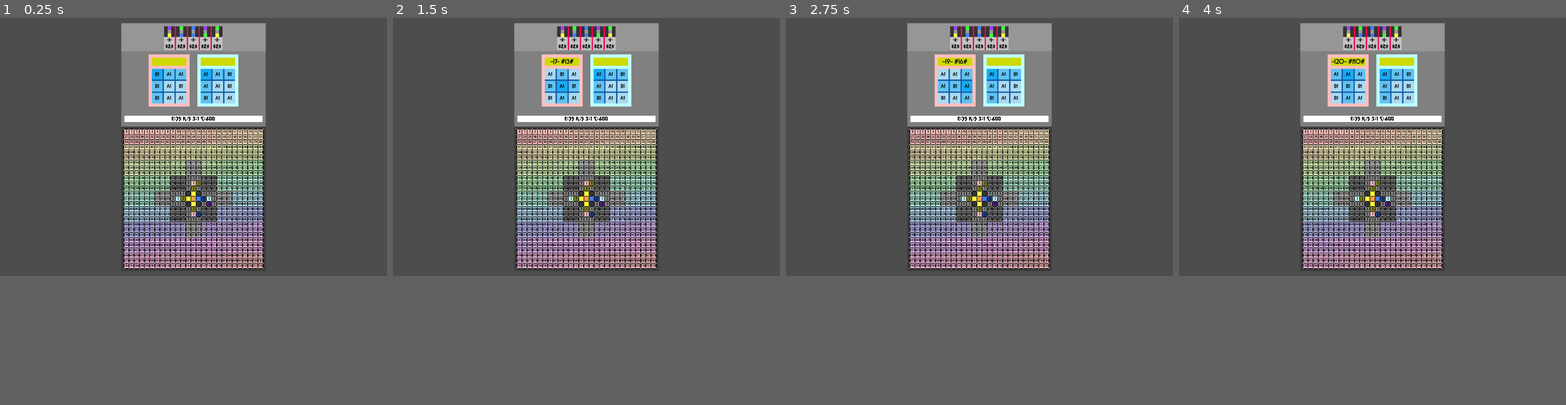
Above: before the commit, frames 1-4 (left to right).
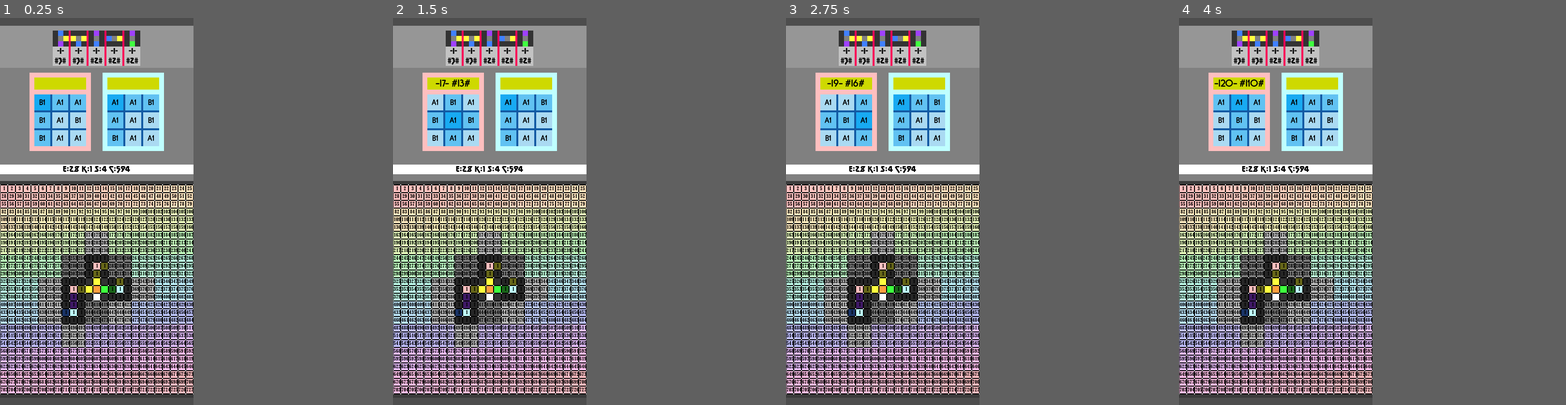
Above: after the commit, the same moments.

Repository: Pe3Hu/rangi
Game: Godot game, scene res://scene/Game.tscn
The game is run twice, just before and just after one commit, with the same random seed, the same clock (stepped at 60 frames per second) and the same inputs.
Inputs:
- Up to frame 1 (0.25 s): no input
- Up to frame 2 (1.5 s): tap Enter at 0.5 s; hold D 0.53-1.28 s; tap Q at 0.6 s; tap Space at 0.77, 1.25 s; hold S from 1.28 s (still down); tap E at 1.35 s
- Up to frame 3 (2.75 s): tap Space at 1.52 s; tap Enter at 2 s; release S at 2.03 s; hold D from 2.03 s (still down); tap R at 2.1 s
- Up to frame 4 (4 s): tap Space at 2.75, 3.02, 3.77 s; release D at 2.78 s; hold W 2.78-3.53 s; tap F at 2.85 s; tap Enter at 3.5 s; hold A from 3.53 s (still down); tap Z at 3.6 s
In our replay, the window is 800x533 before the commit and 400x800 after it. These sizes can differ from the game's own. Grey fills any space a smaller window leaves; there, only what the larger window draws over its background counts as a difference.

The runs differ from the first frame. In frame 1, 53% of the frame differs, in the area x 0-69%, y 1-100%; in frame 2, 53%; in frame 3, 53%; in frame 4, 53%.
Error in both runs: Invalid call. Nonexistent function 'decide_which_worksite_to_build_on' in base 'RefCounted (Conveyor)'. (res://scene/Game.gd:54)

Commit message:
update version 0.003
1. Skeleton of evaluate_bureau function has been completed.

Diff:
--- a/project.godot
+++ b/project.godot
@@ -30,5 +30,5 @@
 
 [display]
 
-window/size/viewport_width=1200
+window/size/viewport_width=400
 window/size/viewport_height=800
--- a/scene/7/compartment.gd
+++ b/scene/7/compartment.gd
@@ -25,7 +25,7 @@
 			h = 30/max_h
 		"gateway":
 			s = 0
-			v = 0.6
+			v = 0.5
 		"wall":
 			s = 0
 			v = 0.2
@@ -42,7 +42,15 @@
 			h = 120/max_h
 
 	if parent.flag.construction and parent.obj.edifice != null:
-		v = 0.5
+		v = 0.4
+
+		match parent.word.type.current:
+			"gateway":
+				v = 0.25
+			"wall":
+				v = 0.15
+			"adaptive compartment":
+				v = 0.45
 
 	parent.color.bg = Color.from_hsv(h, s, v)
 	$BG.set_color(parent.color.bg)
--- a/script/Classes_1.gd
+++ b/script/Classes_1.gd
@@ -210,6 +210,7 @@
 				#print([breath, index], incentive.arr.title)
 		var relevant_bids = {}
 
+
 		for bid in obj.bureau.arr.bid.showcase:
 			var fitteds = bid.try_on_incentives(incentive_titles)
 
@@ -219,5 +220,4 @@
 				var schematic = bid.obj.design.arr.tool.front().obj.schematic
 				var description = Global.dict.schematic.title[schematic.word.title]
 
-
-				print([index, description])
+				print("RESULT",[index, data.turn, description])
--- a/script/Classes_3.gd
+++ b/script/Classes_3.gd
@@ -41,7 +41,7 @@
 #				input_.value = 1
 				input_.category = "schematic"
 				input_.target = "outpost"
-				input_.title = "136"#Global.dict.schematic.mastery[1].pick_random()
+				input_.title = Global.dict.schematic.mastery[1].pick_random()#"136"
 				var tool = Classes_3.Tool.new(input_)
 				input.tools.append(tool)
 
@@ -97,13 +97,16 @@
 
 					for rotated_title in rotates:
 						if incentive_titles_.has(rotated_title):
-							if titles.has(rotated_title):
+							if !titles.has(rotated_title):
 								var turns = []
 
 								for _i in rotates.size():
 									if rotates[_i] == rotated_title:
 										var turn = (_i + 1) % rotates.size()
 										turns.append(turn)
+
+								titles[rotated_title] = turns
+
 
 					for rotated_title in titles:
 						for turn in titles[rotated_title]:
@@ -111,13 +114,14 @@
 								var center = incentive.obj.cluster.obj.center
 								var index = Global.num.size.continent.col * center.vec.grid.y + center.vec.grid.x
 								var description = Global.dict.schematic.title[title]
-								print(["#", index, title, rotated_title, rotates, turn])
-								print(["@", index, description])
+								#print(["#", index, title, rotated_title, rotates, turn])
+								#print(["@", index, description])
 
 								if check_types_of_incentive(tool.obj.schematic, incentive, turn):
 									var data = {}
 									data.schematic = tool.obj.schematic
 									data.incentive = incentive
+									data.turn = turn
 									fit.append(data)
 
 		return fit
@@ -127,7 +131,7 @@
 		var index =  Global.num.size.continent.col * center.vec.grid.y + center.vec.grid.x
 		var turned_windrose = {}
 		var description = Global.dict.schematic.title[schematic_.word.title]
-		print([index, turn_, description])
+		#print("_____", [index, turn_, description])
 
 		for windrose in Global.dict.windrose.next:
 			turned_windrose[windrose] = [windrose]
@@ -139,14 +143,16 @@
 
 			turned_windrose[windrose] = turned_windrose[windrose].back()
 
-		for windrose in incentive_.dict.marker.type:
-			var incentive_type = incentive_.dict.marker.type[windrose]
-
-			if incentive_type != null:
-				for compartment in schematic_.dict.compartment:
-					if compartment.word.windrose == turned_windrose[windrose]:
-						if compartment.word.type.current != incentive_type:
-							print([index, windrose, compartment.word.type.current, incentive_type])
+		for windrose in incentive_.dict.marker.compartment:
+			var incentive_compartment = incentive_.dict.marker.compartment[windrose]
+			#var incentive_compartment = incentive_.obj.cluster.obj.center.dict.neighbor[windrose]
+
+			if incentive_compartment != null:
+				for schematic_compartment in schematic_.dict.compartment:
+					if schematic_compartment.word.windrose == turned_windrose[windrose]:
+						#print([compartment.word.windrose, compartment.word.type.current, incentive_type])
+						if !schematic_compartment.compatibility_check(incentive_compartment):
+							#print("ERROR",[index, windrose, " I: "+ incentive_compartment.word.type.current, " S: "+ schematic_compartment.word.type.current])
 							return false
 						break
 		return true
--- a/script/Classes_5.gd
+++ b/script/Classes_5.gd
@@ -74,7 +74,7 @@
 					"storage":
 						obj.director.obj.storage.apply_tool(tool)
 					"outpost":
-						obj.director.obj.branch.obj.outpost.obj.conveyor.apply_tool(tool)
+						obj.director.obj.branch.obj.outpost.obj.conveyor.apply_tool(tool, true)
 
 		fill_thought()
 
--- a/script/Classes_7.gd
+++ b/script/Classes_7.gd
@@ -176,10 +176,10 @@
 		obj.cluster = input_.cluster
 		obj.cluster.obj.edifice = self
 		obj.continent = obj.cluster.obj.continent
-		establish_compartment()
-
-
-	func establish_compartment() -> void:
+		establish_compartments()
+
+
+	func establish_compartments() -> void:
 		var description_schematic = Global.dict.schematic.title[obj.schematic.word.title]
 		dict.construction = {}
 
--- a/script/Classes_8.gd
+++ b/script/Classes_8.gd
@@ -26,23 +26,31 @@
 		obj.outpost.scene.myself.get_node("VBox").move_child(scene.myself, 1)
 
 
-	func apply_tool(tool_: Classes_3.Tool) -> void:
+	func apply_tool(tool_: Classes_3.Tool, reshuffle_: bool) -> void:
+		if reshuffle_:
+			for schematic in arr.schematic:
+				if schematic.flag.reject:
+					schematic.flag.reject = false
+
 		arr.schematic.append(tool_.obj.schematic)
 		scene.myself.add_tool(tool_)
 
 
 	func get_relevant_worksites(schematic_: Schematic) -> Array:
+		paint_worksites()
+		var clusters = []
+
+		for cluster in obj.outpost.arr.worksite:
+			if overlay_schematic_on_cluster(schematic_, cluster):
+				clusters.append(cluster)
+
+		return clusters
+
+
+	func paint_worksites() -> void:
 		for cluster in obj.outpost.arr.worksite:
 			cluster.paint_black()
 			#cluster.paint_cluster()
-
-		var clusters = []
-
-		for cluster in obj.outpost.arr.worksite:
-			if overlay_schematic_on_cluster(schematic_, cluster):
-				clusters.append(cluster)
-
-		return clusters
 
 
 	func overlay_schematic_on_cluster(schematic_: Schematic, cluster_: Classes_6.Cluster) -> bool:
@@ -84,13 +92,15 @@
 	func preset_worksite() -> Variant:
 		if arr.schematic.size() > 0:
 			var schematic = arr.schematic.front()
-			var worksites = get_relevant_worksites(schematic)
-
-			if worksites.size() > 0:
-				var index = num.worksite.shift % worksites.size()
-				var worksite = worksites[index]
-				worksite.paint_schematic(schematic)
-				return worksite
+
+			if !schematic.flag.reject:
+				var worksites = get_relevant_worksites(schematic)
+
+				if worksites.size() > 0:
+					var index = num.worksite.shift % worksites.size()
+					var worksite = worksites[index]
+					worksite.paint_schematic(schematic)
+					return worksite
 
 		return null
 
@@ -113,37 +123,41 @@
 
 				obj.outpost.establish_edifice(data.schematic, data.worksite)
 			else:
+				var schematic = arr.schematic.pop_front()
+				schematic.flag.reject = true
+
 				if arr.schematic.size() > 1:
-					var schematic = arr.schematic.pop_front()
 					arr.schematic.append(schematic)
 					scene.myself.remove_tool(schematic.obj.tool)
-					scene.myself.add_tool(schematic.obj.tool)
+					scene.myself.add_tool(schematic.obj.tool, false)
 
 
 	func evaluate_worksites() -> Variant:
 		if arr.schematic.size() > 0:
 			var schematic = arr.schematic.front()
-			var datas = []
-
-			for turn in Global.num.conveyor.turn:
-				var worksites = get_relevant_worksites(schematic)
-
-				for worksite in worksites:
-					var data = {}
-					data.turn = turn
-					data.schematic = schematic
-					data.worksite = worksite
-					data.surcharge = pow(Global.num.conveyor.surcharge, worksite.num.ring - 1)
-					var center = worksite.obj.center
-					data.index = Global.num.size.continent.col * center.vec.grid.y + center.vec.grid.x
-					get_involved_modules(data)
-					evaluate_involved_modules(data)
-					datas.append(data)
-
-				schematic.rotate(true)
-
-			preset_worksite()
-			return datas
+
+			if !schematic.flag.reject:
+				var datas = []
+
+				for turn in Global.num.conveyor.turn:
+					var worksites = get_relevant_worksites(schematic)
+
+					for worksite in worksites:
+						var data = {}
+						data.turn = turn
+						data.schematic = schematic
+						data.worksite = worksite
+						data.surcharge = pow(Global.num.conveyor.surcharge, worksite.num.ring - 1)
+						var center = worksite.obj.center
+						data.index = Global.num.size.continent.col * center.vec.grid.y + center.vec.grid.x
+						get_involved_modules(data)
+						evaluate_involved_modules(data)
+						datas.append(data)
+
+					schematic.rotate(true)
+
+				preset_worksite()
+				return datas
 
 		return []
 
@@ -218,8 +232,10 @@
 
 
 	func establish_starter_schematics() -> void:
-		for _i in arr.schematic.size():
+		while arr.schematic.size() > 0 and !arr.schematic.front().flag.reject:
 			decide_which_worksite_to_establish()
+
+		paint_worksites()
 
 
 #Схема сооружения schematic
@@ -236,6 +252,7 @@
 		obj.tool = input_.tool
 		word.title = input_.title
 		flag.core = input_.core
+		flag.reject = false
 		set_mastery()
 		init_compartments(input_.types)
 
@@ -458,11 +475,11 @@
 		#print("___", [center_index, obj.cluster.num.breath])
 		dict.marker = {}
 		dict.marker.anonymized = {}
-		dict.marker.type = {}
+		dict.marker.compartment = {}
 
 		for windrose in Global.arr.windrose:
 			dict.marker.anonymized[windrose] = null
-			dict.marker.type[windrose] = null
+			dict.marker.compartment[windrose] = null
 
 		for sector in obj.cluster.obj.center.dict.neighbor:
 			var windrose = obj.cluster.obj.center.dict.neighbor[sector]
@@ -472,7 +489,7 @@
 			for boundary in sector.dict.boundary:
 				if boundary.obj.compartment != null:
 					var index_boundary = Global.num.size.continent.col * boundary.vec.grid.y + boundary.vec.grid.x
-					dict.marker.type[windrose] = boundary.obj.compartment.word.type.current
+					dict.marker.compartment[windrose] = boundary.obj.compartment
 
 					if Global.dict.compartment.passive.has(boundary.obj.compartment.word.type.current):
 						anonymized_marker = "passive"
--- a/script/Global.gd
+++ b/script/Global.gd
@@ -455,7 +455,7 @@
 			for _i in indexs.current.size():
 				if indexs.current[_i] == 1:
 					var windrose = arr.windrose[_i]
-					var next_windrose = dict.windrose.next[windrose]
+					var next_windrose = dict.windrose.previous[windrose]
 					var next_index = arr.windrose.find(next_windrose)
 					indexs.next[next_index] = 1
 
